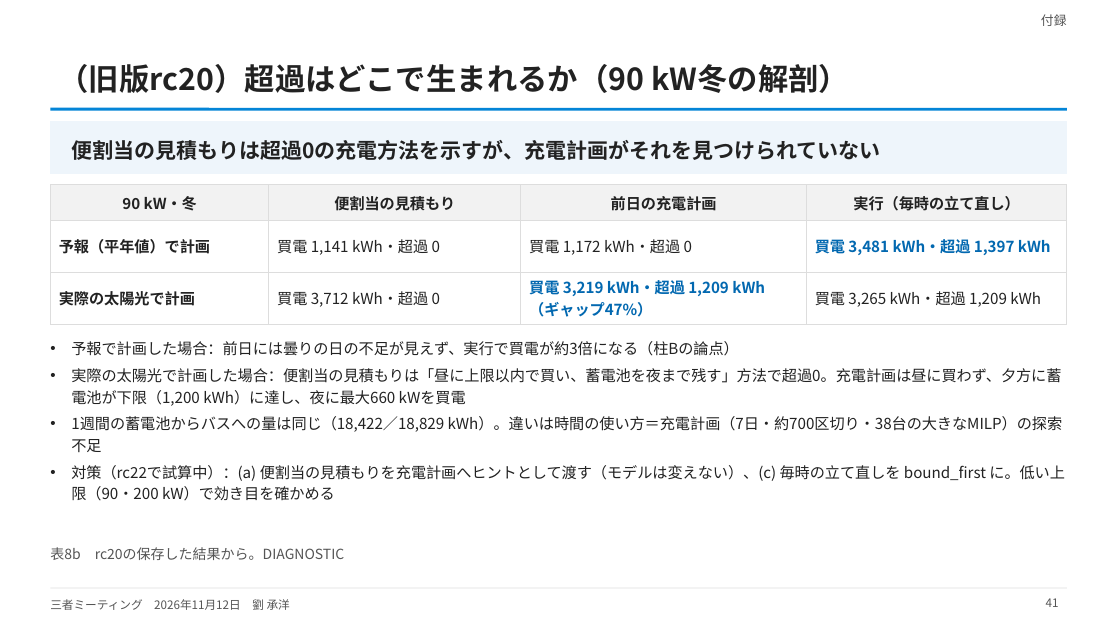
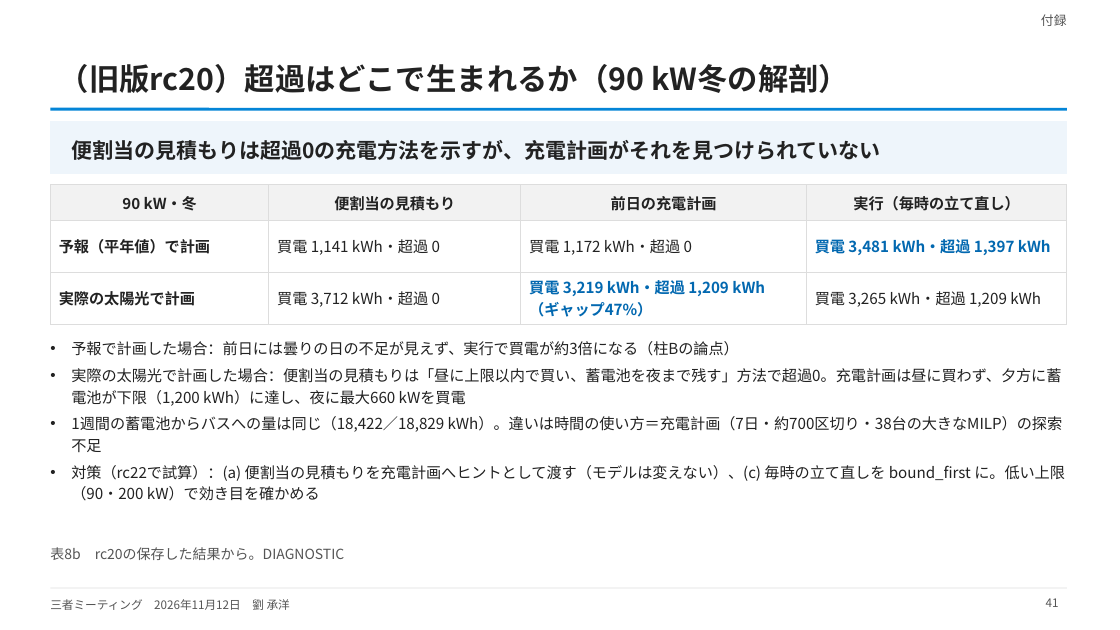
Before and after one commit to CYLIU2003/master-course, a slide deck: slide 41 of outcome/2026-11-12_three_party/three_party_20261112.pptx. Drawn at 1120x630 pixels with LibreOffice and Linux fonts; fonts in the diff are those of the drawing. Boxes give left, top, right and bottom in pixels: in the first picture for what was removed or moved away, otherwise in the second. Text is boxed around its words. In the diff, an @@ line names an element or a change of style, - is before the commit and + after.

```diff
--- a/outcome/2026-11-12_three_party/three_party_20261112.pptx
+++ b/outcome/2026-11-12_three_party/three_party_20261112.pptx
@@ text at (71,465,1065,500): text changed @@
-• 対策（rc22で試算中）：(a) 便割当の見積もりを充電計画へヒントとして渡す（モデルは変えない）、(c) 毎時の立て直しを bound_first に。低い上限（90・200 kW）で効き目を確かめる
+• 対策（rc22で試算）：(a) 便割当の見積もりを充電計画へヒントとして渡す（モデルは変えない）、(c) 毎時の立て直しを bound_first に。低い上限（90・200 kW）で効き目を確かめる
```
Also in this commit, not shown: 15 other slides changed, 3 other files.
